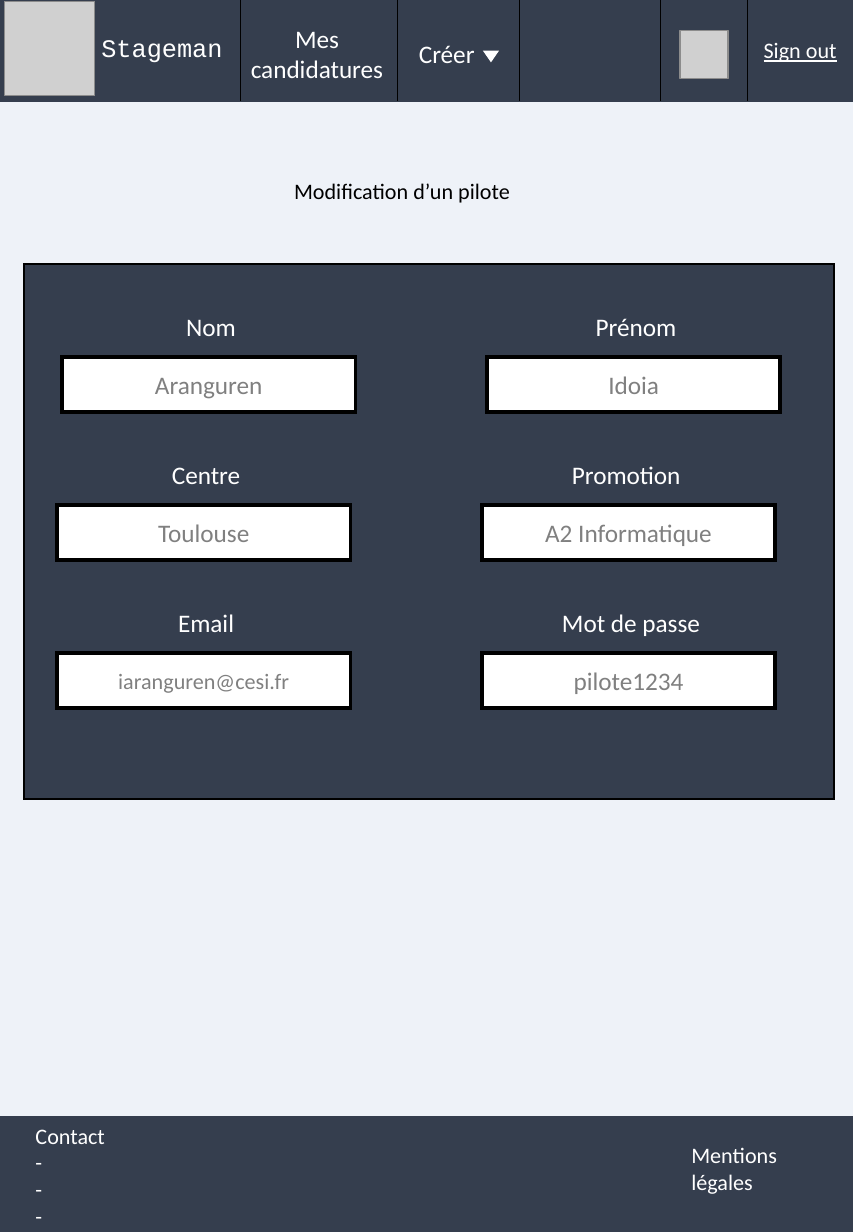
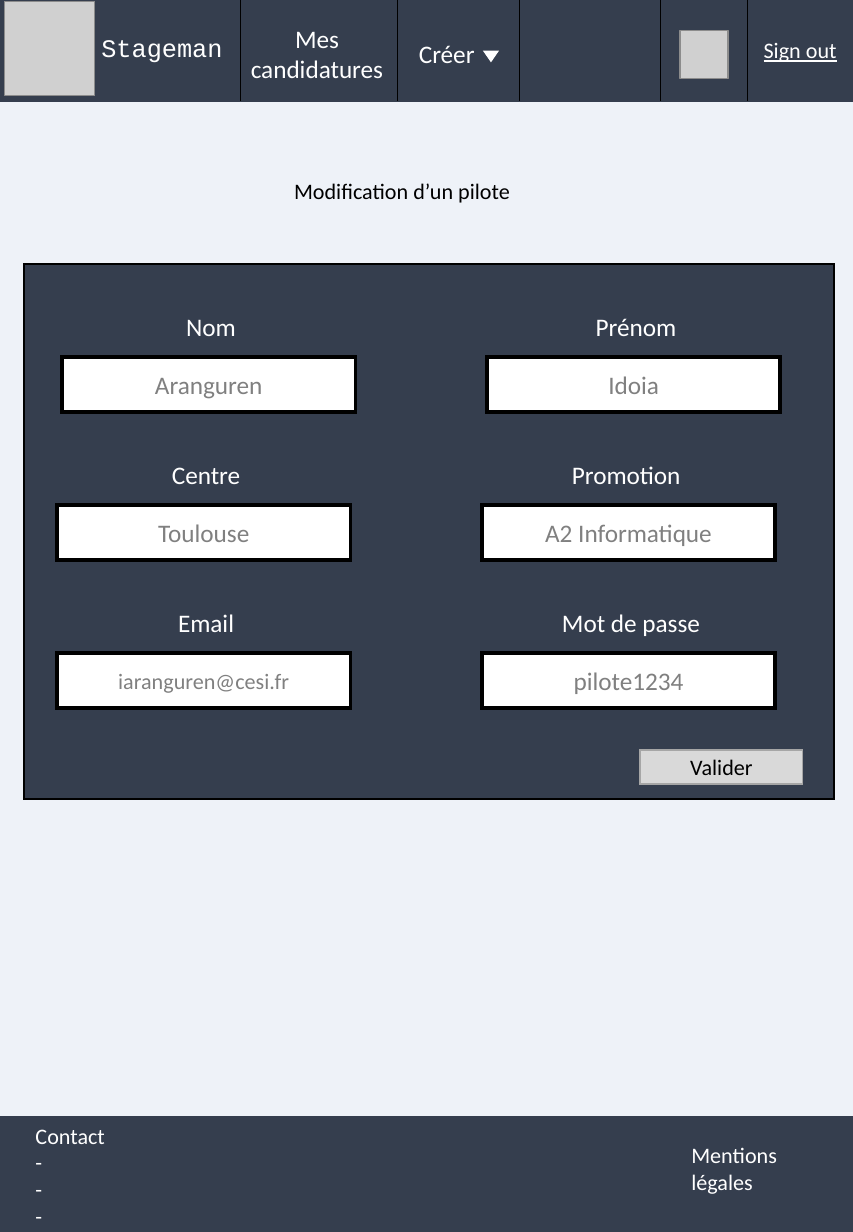
Before and after one commit to Xelkyo/web_project, a slide deck: slide 16 of Mockup.pptx. Drawn at 853x1232 pixels with LibreOffice and Linux fonts; fonts in the diff are those of the drawing; grey boxes stand for pictures. Boxes give left, top, right and bottom in pixels: in the first picture for what was removed or moved away, otherwise in the second. Text is boxed around its words. In the diff, an @@ line names an element or a change of style, - is before the commit and + after.

```diff
--- a/Mockup.pptx
+++ b/Mockup.pptx
@@ rectangle added at (640,750,803,784), fill #D9D9D9, outline #A6A6A6 1 pt, 14 pt, text #000000 @@
+Valider
```
Also in this commit, not shown: 14 other slides changed.
